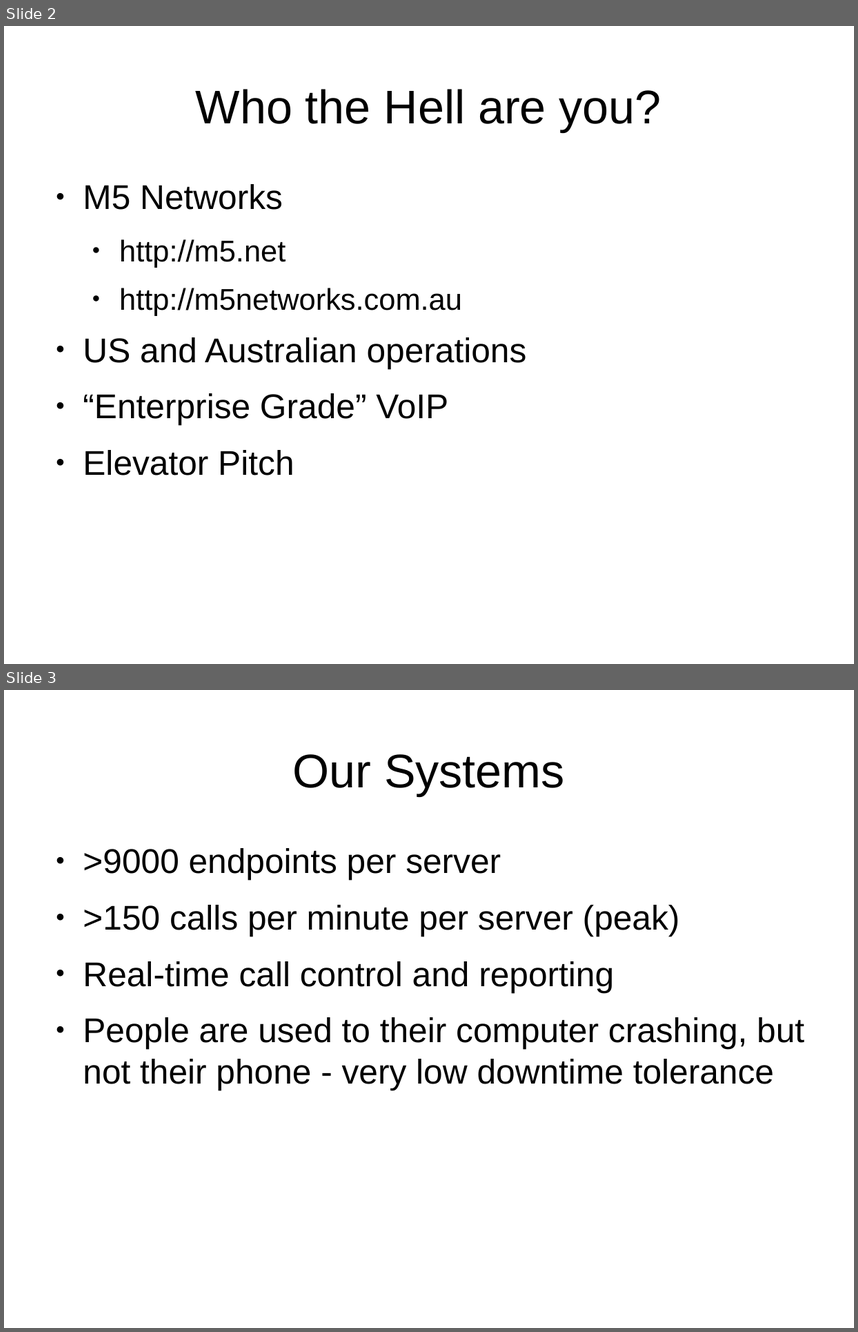
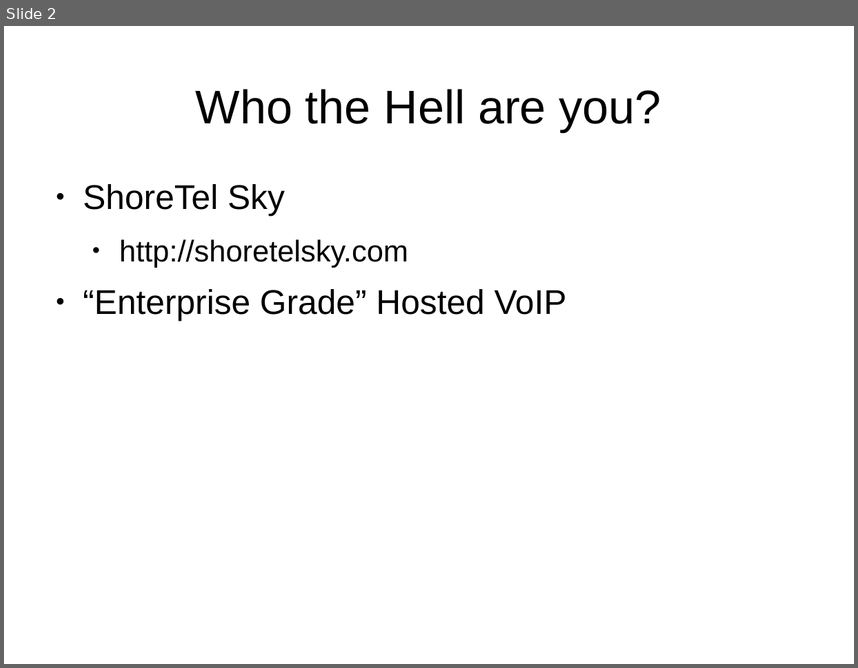
Before and after one commit to bernardd/OTPworkshop, a slide deck: Slides.odp. Shown one above the other, each under a label of ours: slides 2 and 3 before the commit, slide 2 after it. The pictures are 858x1332 and 858x668 pixels, drawn with LibreOffice and Linux fonts; fonts in the diff are those of the drawing. Boxes give left, top, right and bottom in pixels: in the first picture for what was removed or moved away, otherwise in the second. Text is boxed around its words. In the diff, an @@ line names an element or a change of style, - is before the commit and + after.

```diff
--- a/Slides.odp
+++ b/Slides.odp
@@ slide 3 removed at bbox=[4, 690, 854, 1328], background #FFFFFF @@
@@ title removed at bbox=[292, 754, 565, 796] @@
-Our Systems
@@ text removed at bbox=[83, 848, 804, 1090] @@
-● >9000 endpoints per server
-● >150 calls per minute per server (peak)
-● Real-time call control and reporting
-● People are used to their computer crashing, but not their phone - very low downtime tolerance
@@ slide 2 changed as well @@
@@ text at bbox=[83, 184, 567, 320]: text changed @@
-● M5 Networks
-  ● http://m5.net
-  ● http://m5networks.com.au
-● US and Australian operations
-● “Enterprise Grade” VoIP
-● Elevator Pitch
+● ShoreTel Sky
+  ● http://shoretelsky.com
+● “Enterprise Grade” Hosted VoIP
```
Also in this commit, not shown: 9 slides added, 39 other slides removed.
